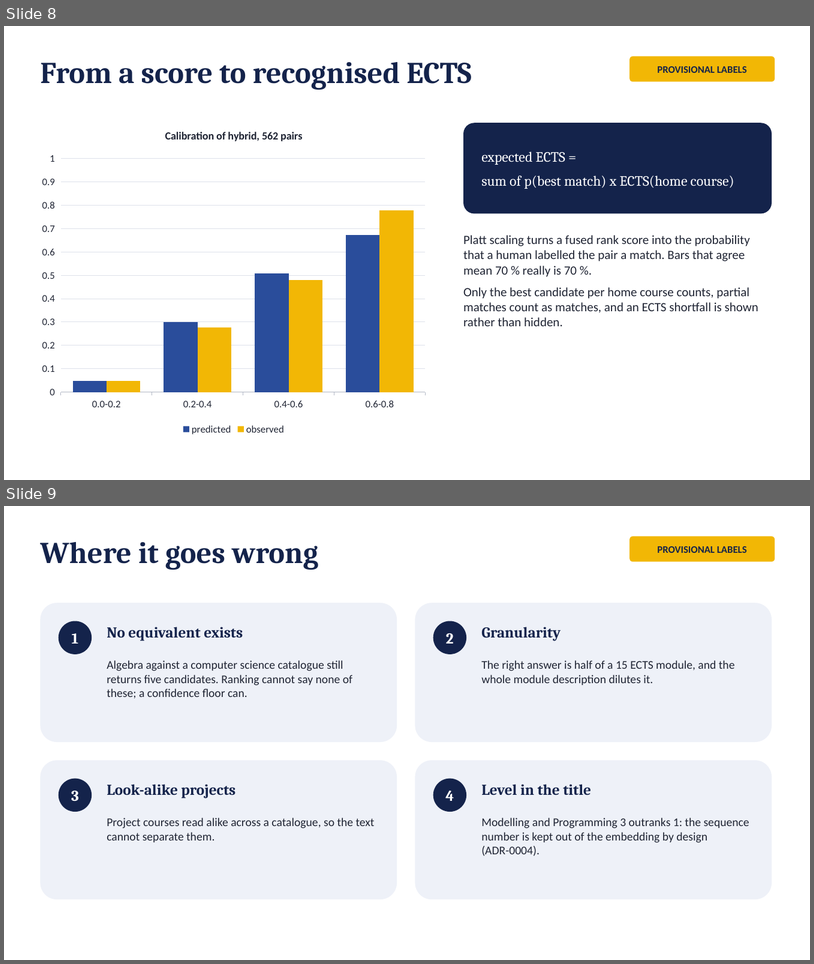
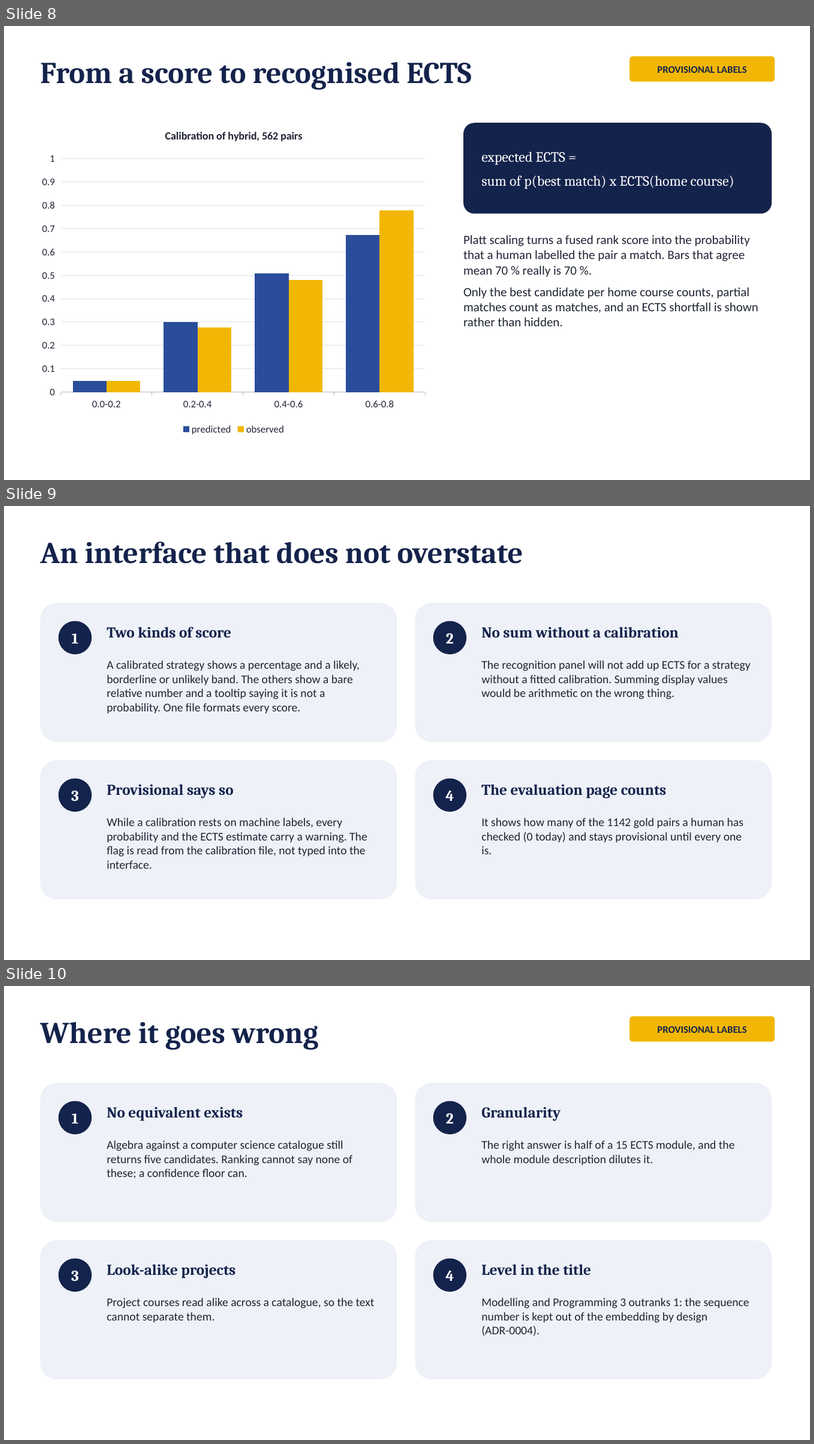
Before and after one commit to aleksandarhorvat/ErasmusGPT, a slide deck: docs/slides/erasmusgpt-defence.pptx. Shown one above the other, each under a label of ours: slides 8 and 9 before the commit, slides 8, 9 and 10 after it. The pictures are 814x964 and 814x1444 pixels, drawn with LibreOffice and Linux fonts; fonts in the diff are those of the drawing. Boxes give left, top, right and bottom in pixels: in the first picture for what was removed or moved away, otherwise in the second. Text is boxed around its words. In the diff, an @@ line names an element or a change of style, - is before the commit and + after.

```diff
--- a/docs/slides/erasmusgpt-defence.pptx
+++ b/docs/slides/erasmusgpt-defence.pptx
@@ slide 9 added at [4,506,810,960], background #FFFFFF @@
@@ text added at [40,541,524,564], 36 pt, text #14234B, bold @@
+An interface that does not overstate
@@ rounded rectangle added at [40,603,397,742], fill #EEF1F8 @@
@@ rounded rectangle added at [416,603,772,742], fill #EEF1F8 @@
@@ ellipse added at [59,621,92,654], fill #14234B, 18 pt, text #FFFFFF, bold @@
+1
@@ text added at [107,627,231,638], 18 pt, text #14234B, bold @@
+Two kinds of score
@@ ellipse added at [434,621,467,654], fill #14234B, 18 pt, text #FFFFFF, bold @@
+2
@@ text added at [482,627,679,638], 18 pt, text #14234B, bold @@
+No sum without a calibration
@@ text added at [107,660,360,713], 14 pt, text #1F2433 @@
+A calibrated strategy shows a percentage and a likely, borderline or unlikely band. The others show a bare relative number and a tooltip saying it is not a probability. One file formats every score.
@@ text added at [482,660,751,699], 14 pt, text #1F2433 @@
+The recognition panel will not add up ECTS for a strategy without a fitted calibration. Summing display values would be arithmetic on the wrong thing.
@@ rounded rectangle added at [40,760,397,899], fill #EEF1F8 @@
@@ rounded rectangle added at [416,760,772,899], fill #EEF1F8 @@
@@ ellipse added at [59,778,92,811], fill #14234B, 18 pt, text #FFFFFF, bold @@
+3
@@ text added at [107,784,234,798], 18 pt, text #14234B, bold @@
+Provisional says so
@@ ellipse added at [434,778,467,811], fill #14234B, 18 pt, text #FFFFFF, bold @@
+4
@@ text added at [482,784,666,798], 18 pt, text #14234B, bold @@
+The evaluation page counts
@@ text added at [107,817,368,868], 14 pt, text #1F2433 @@
+While a calibration rests on machine labels, every probability and the ECTS estimate carry a warning. The flag is read from the calibration file, not typed into the interface.
@@ text added at [482,817,744,854], 14 pt, text #1F2433 @@
+It shows how many of the 1142 gold pairs a human has checked (0 today) and stays provisional until every one is.
@@ what was slide 9 is now slide 10 @@
```
Also in this commit, not shown: 1 slide changed, 14 other files.
